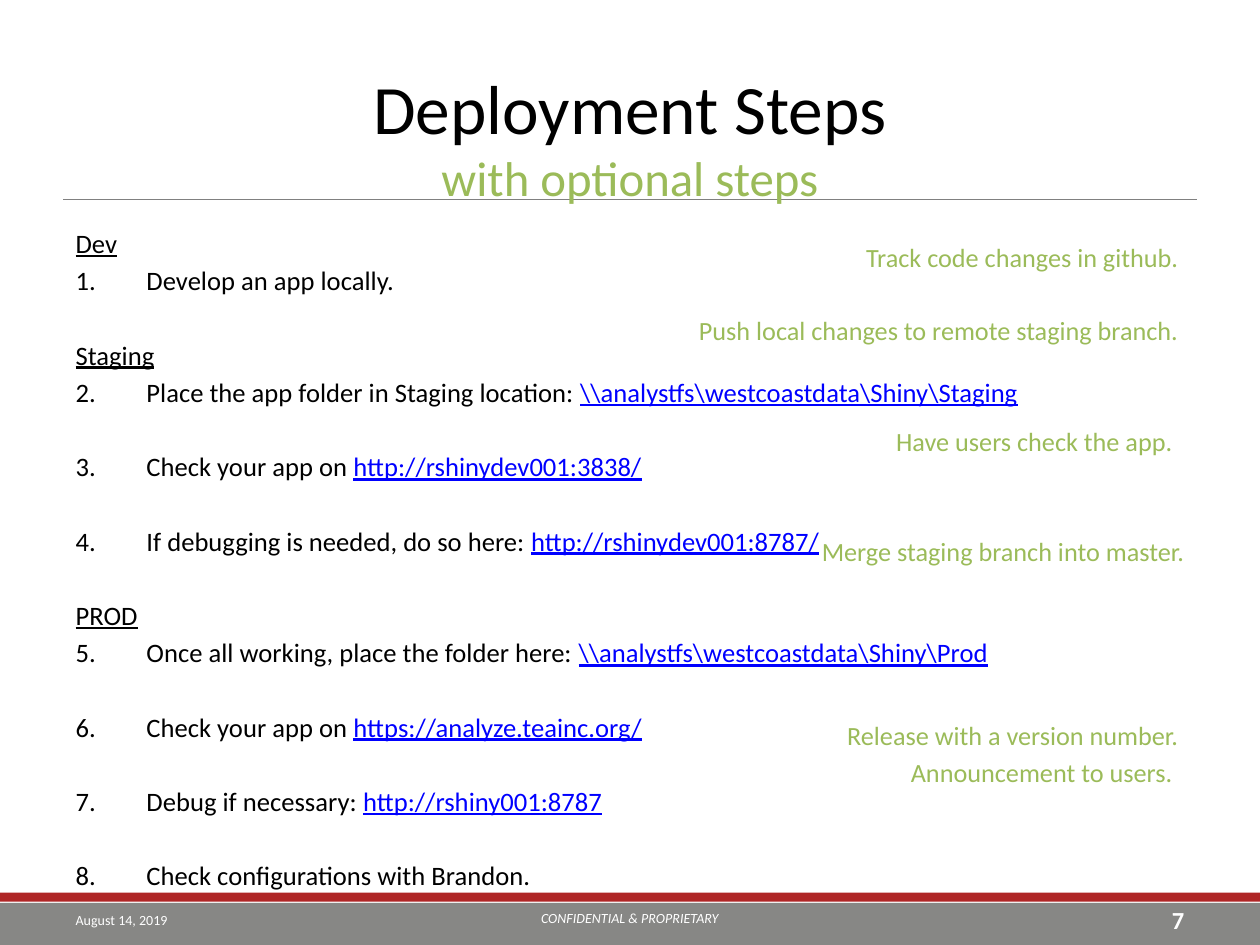
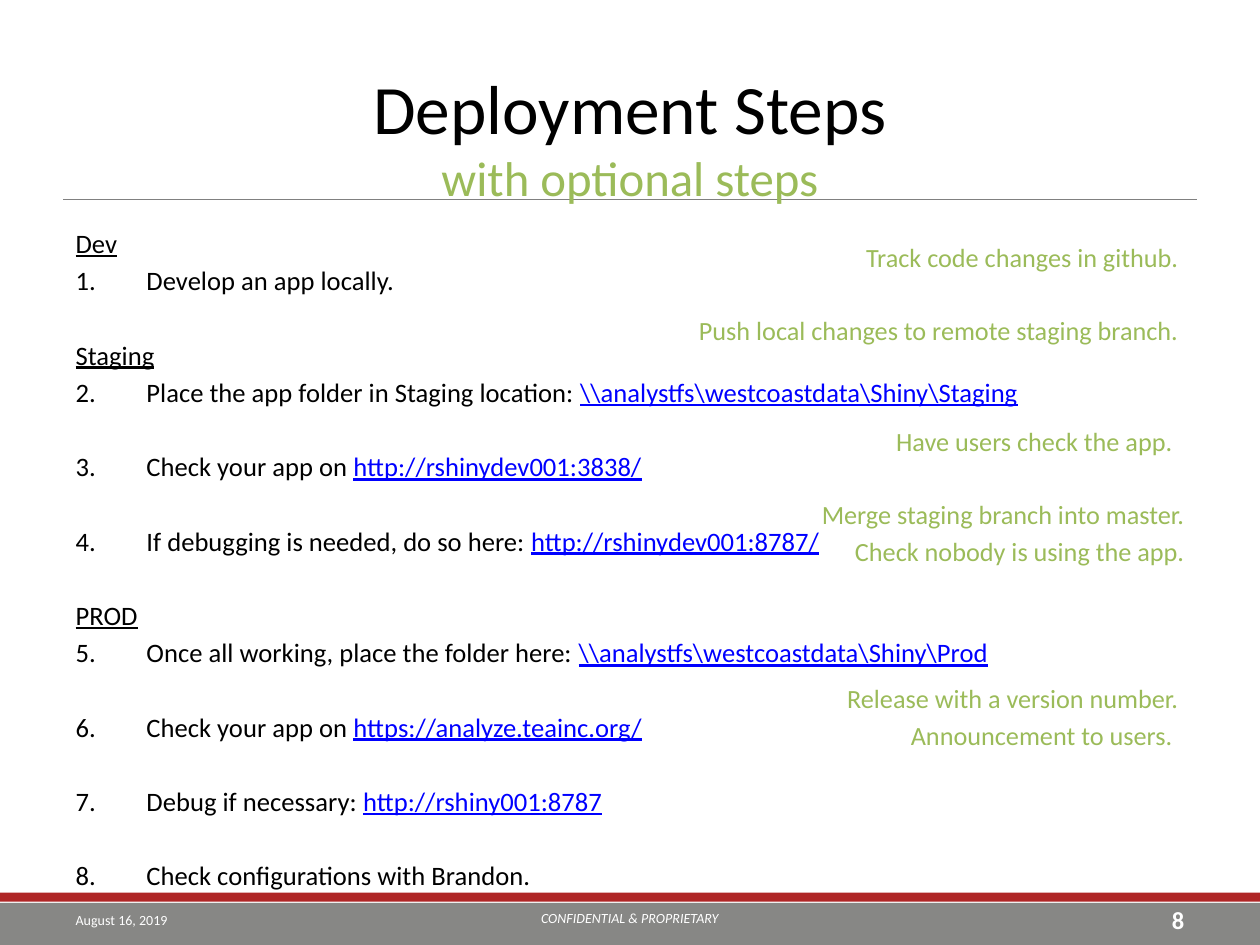
Before and after one commit to TEA-Analytics/ShinyWorkshop, a slide deck: slide 8 of Day 2.pptx (slide 7 before the commit). Drawn at 1260x945 pixels with LibreOffice and Linux fonts; fonts in the diff are those of the drawing; background and template pictures are left out. Boxes give left, top, right and bottom in pixels: in the first picture for what was removed or moved away, otherwise in the second. Text is boxed around its words. In the diff, an @@ line names an element or a change of style, - is before the commit and + after.

```diff
--- a/Day 2.pptx
+++ b/Day 2.pptx
@@ text at <box>855,543,1184,566</box>: paragraph added @@
+Check nobody is using the app.
@@ text at <box>76,915,167,928</box>: text changed @@
-August 14, 2019
+August 16, 2019
@@ page number at <box>1172,912,1184,929</box>: text changed @@
-7
+8
```
Also in this commit, not shown: 36 other slides changed, 5 slides added, 6 other files.
